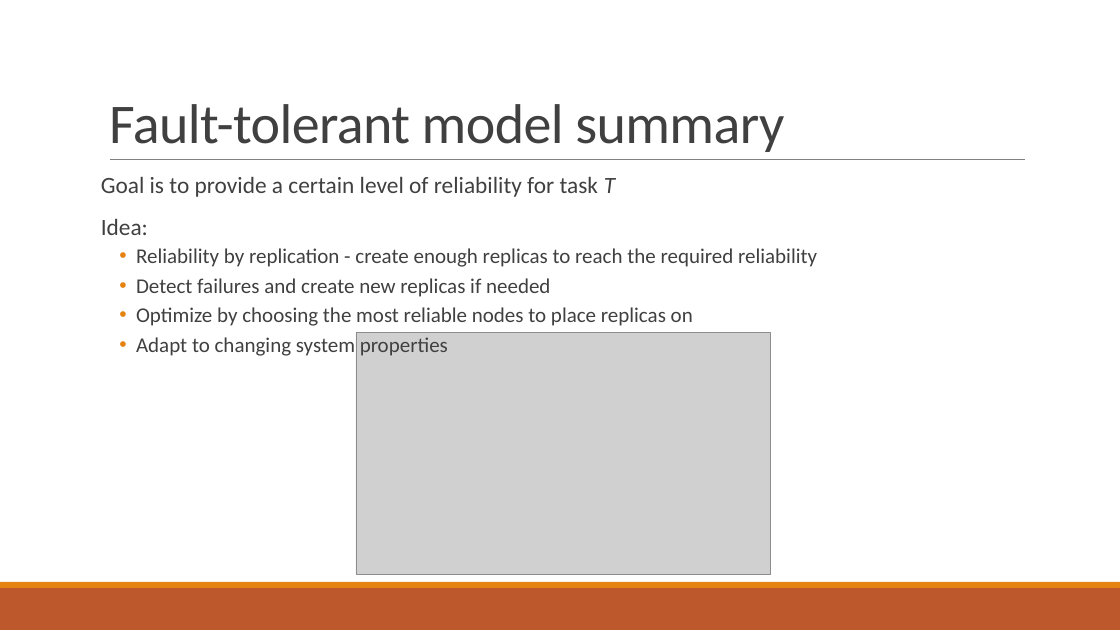
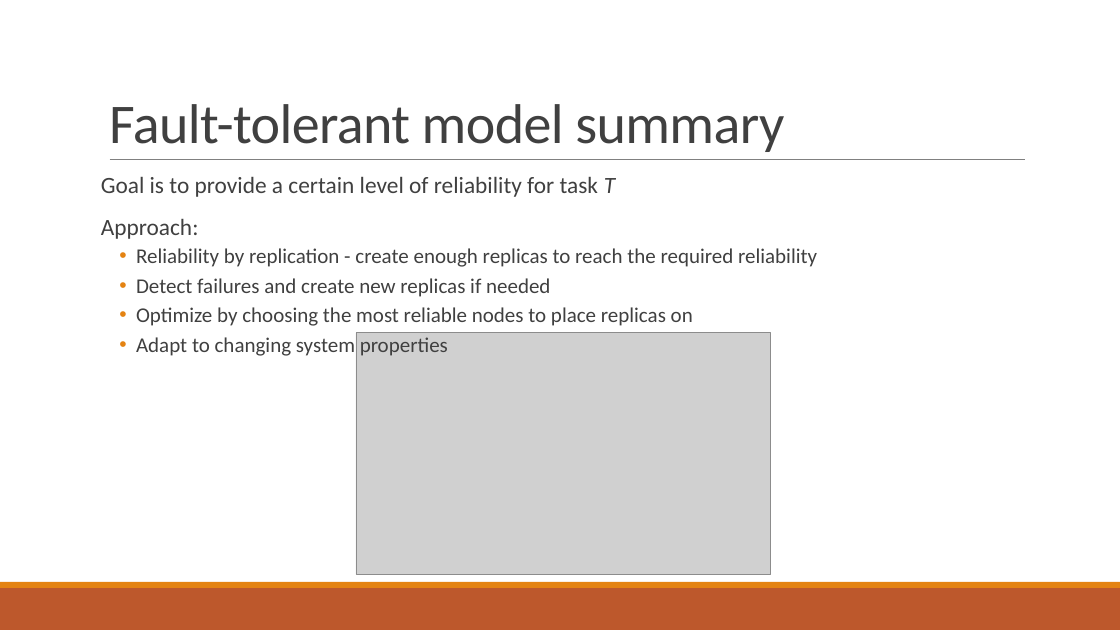
Before and after one commit to PStahl/master_thesis, a slide deck: slide 31 of presentation/presentation2.pptx. Drawn at 1120x630 pixels with LibreOffice and Linux fonts; fonts in the diff are those of the drawing; grey boxes stand for pictures. Boxes give left, top, right and bottom in pixels: in the first picture for what was removed or moved away, otherwise in the second. Text is boxed around its words. In the diff, an @@ line names an element or a change of style, - is before the commit and + after.

Commit message:
update presentation

```diff
--- a/presentation/presentation2.pptx
+++ b/presentation/presentation2.pptx
@@ text at (x1=101, y1=219, x2=199, y2=239): text changed @@
-Idea:
+Approach:
```
Also in this commit, not shown: 1 slide removed.
